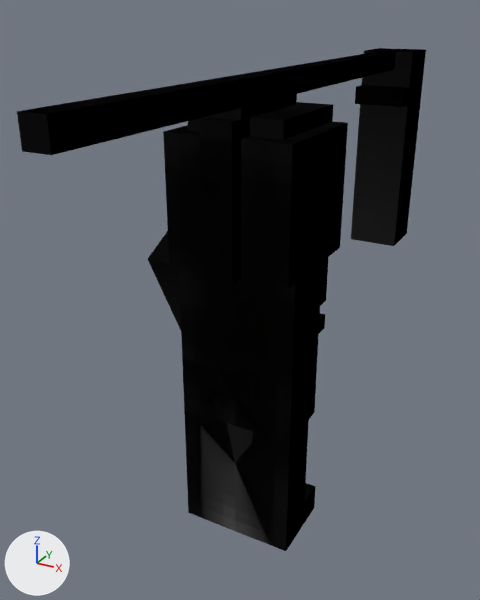
The glTF model minecraft/models/assets/gargoyle_1.glb as it was, and as the next commit left it.
One viewpoint serves both versions: a 50 mm lens placed at (1.14, -1.77, 2.15), pointed at (0.08, 0.14, 1.19). The lights are fixed; the arrows at lower left show +X, +Y and +Z. The older version comes first. Vertices at exactly the same position are counted once.
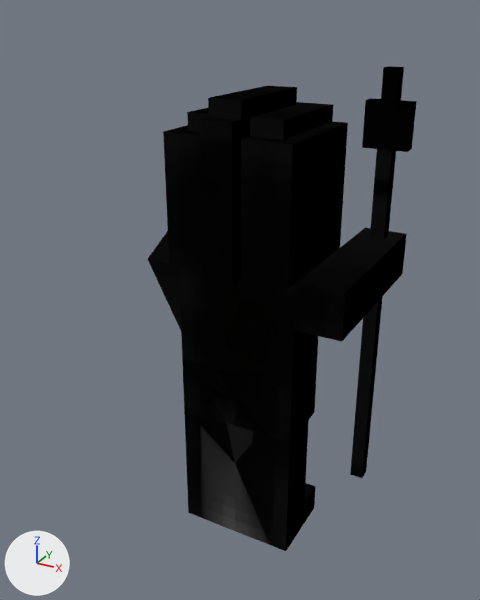
Changed parts and their boxes [x1, y1, x2, y2] in the pictures (480 x 600 px; the box of a moved part takes in the faces that stretch with it):
'Mesh_0', reshaped (34% narrower): before [17, 48, 426, 551]; after [148, 66, 417, 551]
part 1 of me_mesh_0, moved or reshaped: before [17, 48, 426, 246]; after [294, 66, 417, 478]

Patch to the scene script:
```diff
--- a/minecraft/models/assets/gargoyle_1.glb.py
+++ b/minecraft/models/assets/gargoyle_1.glb.py
@@ me_mesh_0 @@
 # used by ob_mesh_0; location = (0.0, 0.0, 0.0)
-me_mesh_0.from_pydata(...)  # 179 vertices, 312 faces; spans x -0.44..0.44, y -1.0..1.0, z 0.0..2.0
+me_mesh_0.from_pydata(...)  # 178 vertices, 312 faces; spans x -0.44..0.44, y 0.12..1.0, z 0.0..1.94
+# me_mesh_0 part 1
+# 9 vertices are removed from x 0.25..0.44, y -1.0..1.0, z 1.25..2.0
+# 22 faces are deleted
+# 3 vertices in x 0.25..0.44, y 0.75..0.81, z 1.25..1.81 move by (0.0, 0.19, -0.19)
+# 6 vertices move from x 0.25..0.44, y 0.75..0.94, z 1.88..2.0 to x 0.25..0.44, y 0.88, z 1.62..1.94
+# 8 vertices are added at x 0.25..0.44, y 0.25..1.0, z 0.0..1.25
+# 22 new faces join them
 me_mesh_0.materials.append(mat_material_0)
```
